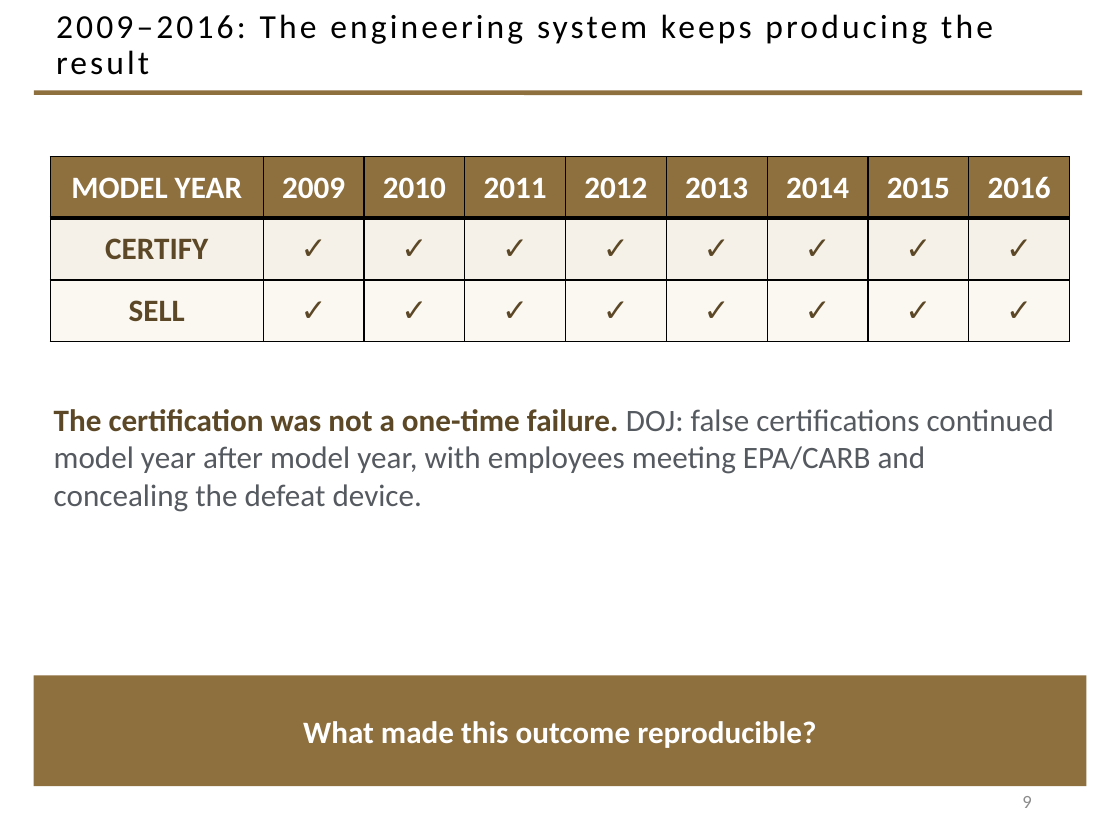
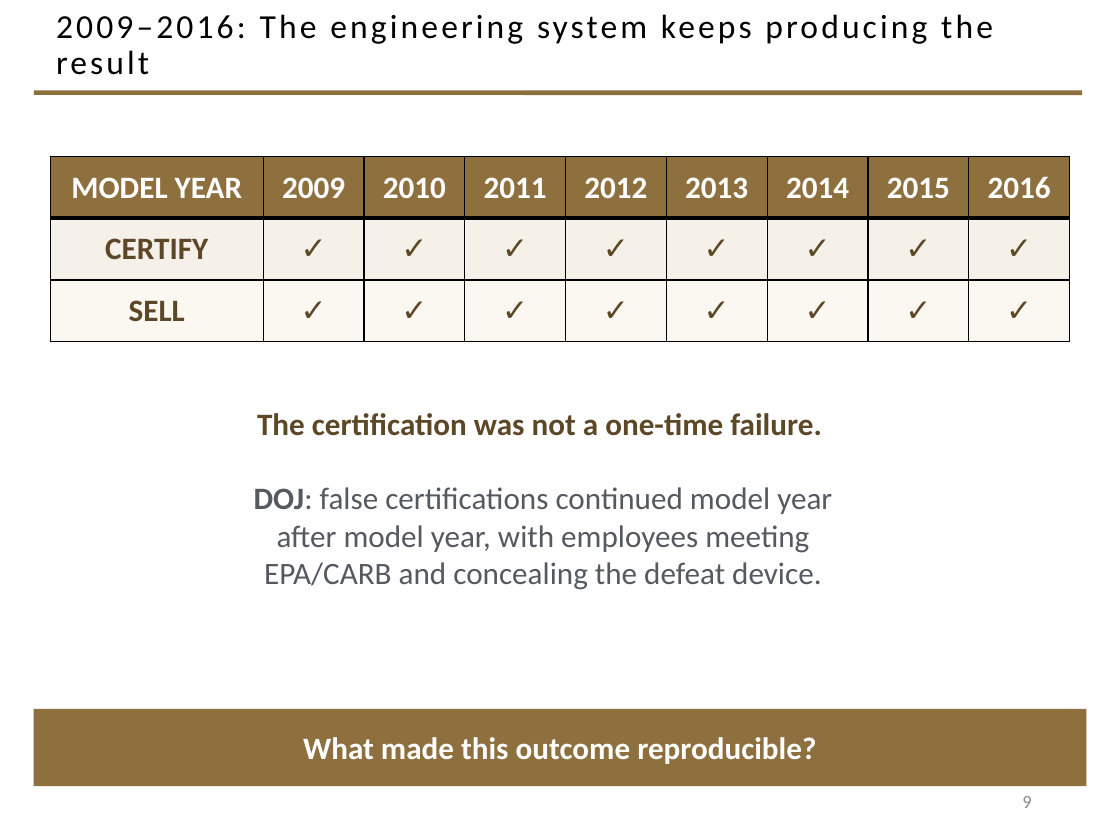
Before and after one commit to davisjam/model-based-agentic-software-engineering, a slide deck: slide 9 of course/lectures/act-2-delegation-and-control/04-failure-aware-engineering/2-4-Failure-Aware-Engineering.pptx. Drawn at 1120x840 pixels with LibreOffice and Linux fonts; fonts in the diff are those of the drawing; background and template pictures are left out. Boxes give left, top, right and bottom in pixels: in the first picture for what was removed or moved away, otherwise in the second. Text is boxed around its words. In the diff, an @@ line names an element or a change of style, - is before the commit and + after.

Commit message:
deck 2-4: fold in the author's editing pass
Author's own edits, made directly in the deck and copied back in. Verified additive, not
a revert: their copy already carried the phase-6 layout fixes (both ColumnHeading pairs
at 14pt, the 28pt closing), so nothing of the prior pass is lost.

Seven slides changed:
- 5  "DOJ: VW engineers concluded …" — names the company
- 8  drops the "Reconsidered, and continued." prefix I had added when folding the old
     2007 slide in, and breaks the sustain-question label across two lines
- 9  DOJ quote split from the lead sentence
- 10 "improve the defeat device !" — the irony gets its punctuation
- 11 the penalty and the settlements become separate lines
- 13 "Useful but narrow." — comma dropped
- 17 breadth axis relabelled: Broader / Less / More / structure, replacing
     BROADER / NARROWER CAUSAL BOUNDARY / more structure represented

Integrity verified before commit: 34 slides, 0 duplicate zip entries, zip CRC clean,
check_pptx_opc PASS, check_pptx_schema PASS. A copy of the incoming file is parked at
/tmp/deck-downloads-backup-261015.0930.pptx.

```diff
--- a/course/lectures/act-2-delegation-and-control/04-failure-aware-engineering/2-4-Failure-Aware-Engineering.pptx
+++ b/course/lectures/act-2-delegation-and-control/04-failure-aware-engineering/2-4-Failure-Aware-Engineering.pptx
@@ text at [254,413,832,590]: text changed @@
-The certification was not a one-time failure. DOJ: false certifications continued model year after model year, with employees meeting EPA/CARB and concealing the defeat device.
+The certification was not a one-time failure.
+DOJ: false certifications continued model year after model year, with employees meeting EPA/CARB and concealing the defeat device.
@@ rectangle "What made this outcome reproducible?": place and size @@
-rectangle "What made this outcome reproducible?" at [34,675,1086,786]
+rectangle "What made this outcome reproducible?" at [34,709,1086,786]
```
Also in this commit, not shown: 8 other slides changed.
